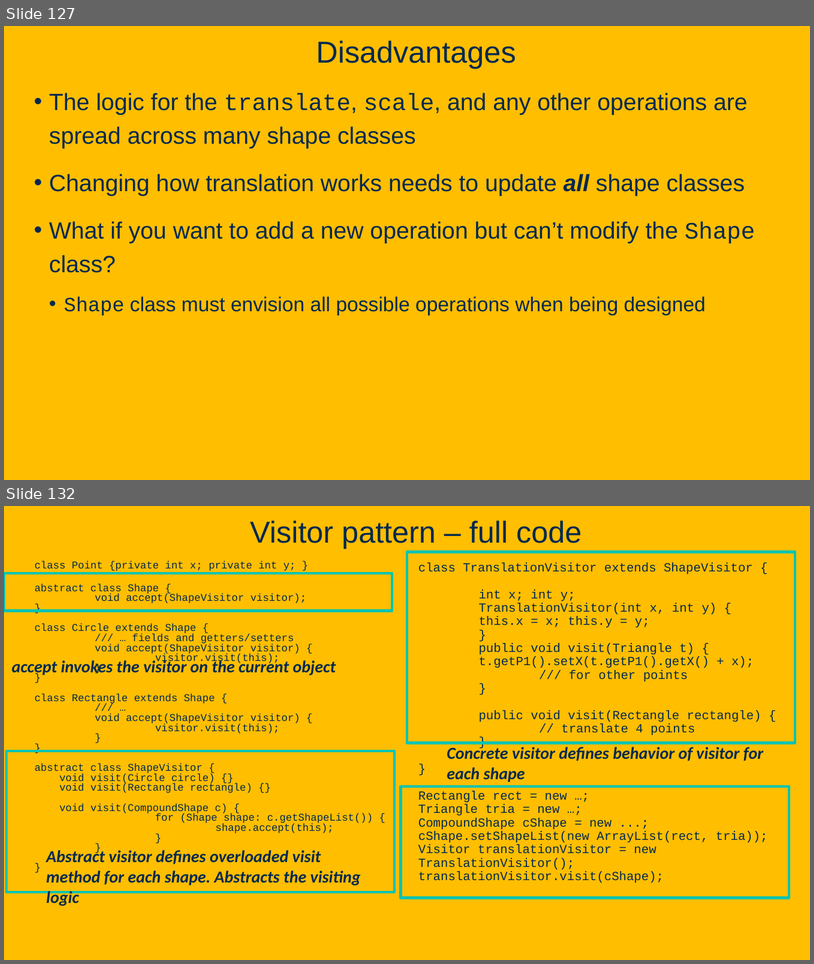
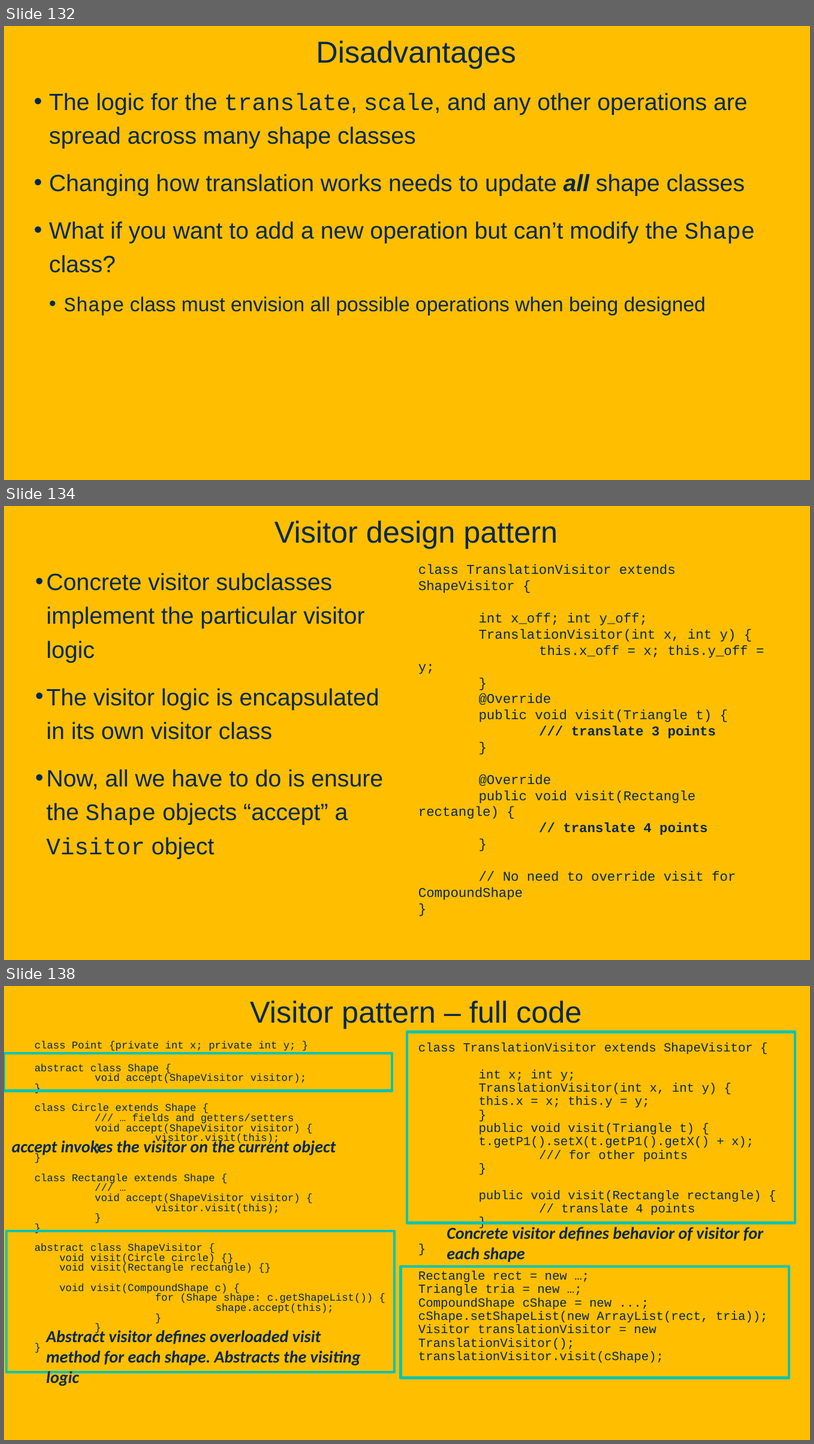
Before and after one commit to davsec-teaching/ecs160-f25, a slide deck: slides/8_design_patterns.pptx. Shown one above the other, each under a label of ours: slides 127 and 132 before the commit, slides 132, 134 and 138 after it; the slides between them are not shown. The pictures are 814x964 and 814x1444 pixels, drawn with LibreOffice and Linux fonts; fonts in the diff are those of the drawing; background and template pictures are left out. Boxes give left, top, right and bottom in pixels: in the first picture for what was removed or moved away, otherwise in the second. Text is boxed around its words. In the diff, an @@ line names an element or a change of style, - is before the commit and + after.

Commit message:
updated design patterns slide

```diff
--- a/slides/8_design_patterns.pptx
+++ b/slides/8_design_patterns.pptx
@@ slide 134 added at (4,506,810,960), background picture (left out) @@
@@ title added at (275,520,558,549), 36 pt, text #022850 @@
+Visitor design pattern
@@ text added at (47,573,383,859), 28 pt, text #022850 @@
+• Concrete visitor subclasses implement the particular visitor logic
+• The visitor logic is encapsulated in its own visitor class
+• Now, all we have to do is ensure the Shape objects “accept” a Visitor object
@@ text added at (419,564,749,900), 16 pt, text #022850 @@
+class TranslationVisitor extends ShapeVisitor {
+int x_off; int y_off;
+TranslationVisitor(int x, int y) {
+this.x_off = x; this.y_off = y;
+}
+@Override
+public void visit(Triangle t) {
+/// translate 3 points
+}
+@Override
+public void visit(Rectangle rectangle) {
+// translate 4 points
+}
+// No need to override visit for CompoundShape
+}
@@ what was slide 127 is now slide 132 @@
@@ what was slide 132 is now slide 138 @@
```
Also in this commit, not shown: 9 slides changed, 9 other slides added.
